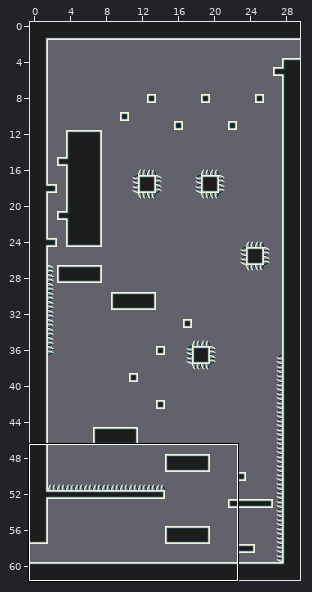
Tiled map: Game/Maps/test2.tmx. Above, an overview of the earlier version with the close-up marked.
Close-up. Old version:
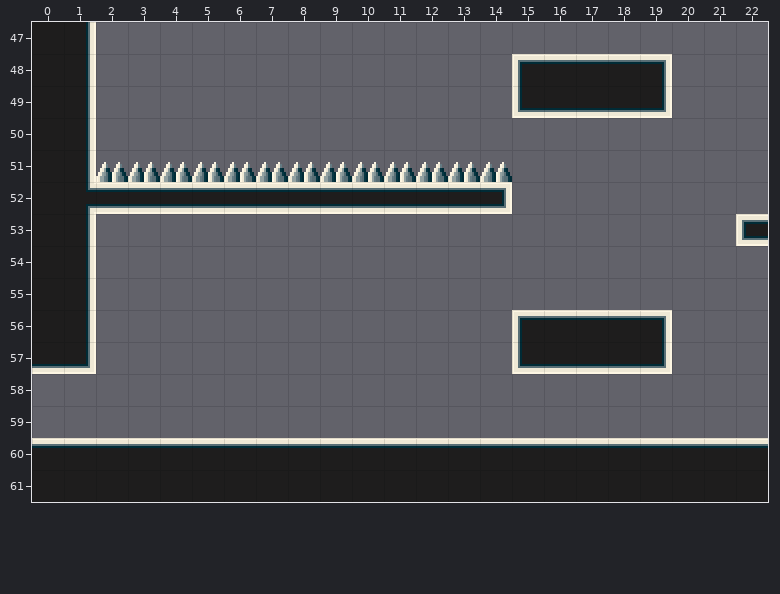
Cells are 32x32 px. Shown: x 0..22, y 47..61. The commit also changed other parts of the map, which this record leaves out.
The same view after the edit:
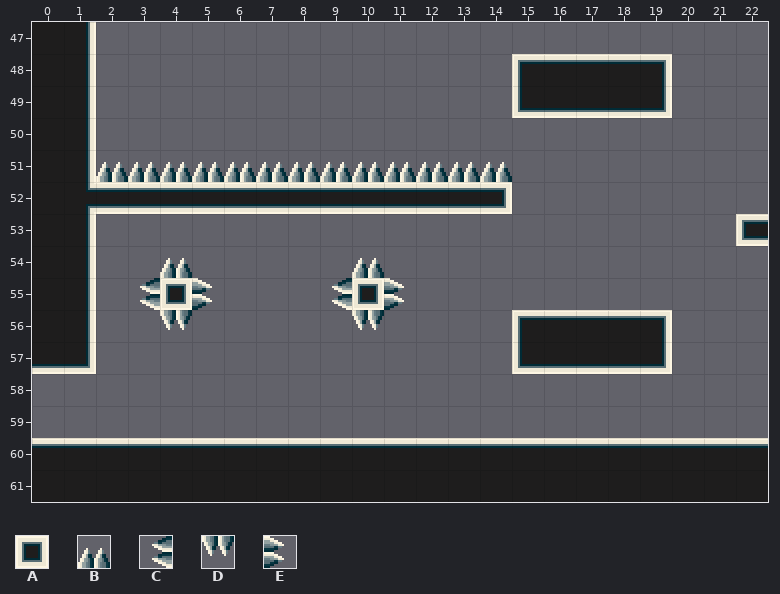
Key: from "32x32t": A 17, B 21, C 22, D 23, E 24.
_ is an empty cell.
The exact change:
Changed rows in their new state; . is an unchanged cell.
Layer "Tile Layer 1":
first column x 3:
54 .B.....B.
55 CAE...CAE
56 .D.....D.
